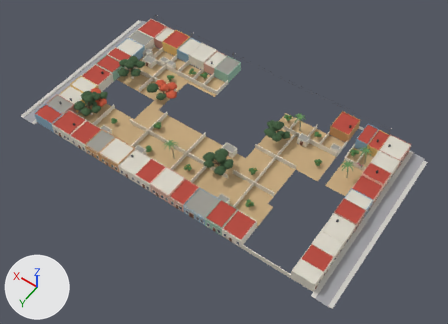
Before and after pictures for a commit that changed the glTF model modelos/casona/crudo/barrio_manzana.glb.
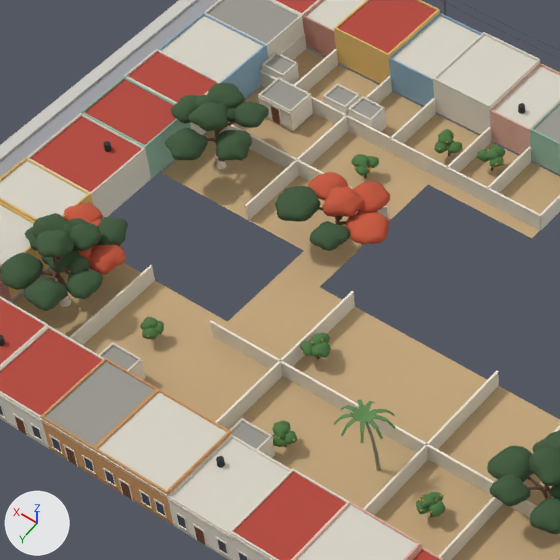
Each version appears first whole from a 50 mm lens placed at (-117.1, 187.7, 233.4), pointed at (-9.1, 36.6, -4.2), and next in a close-up on the part from 16% to 50% of the width and 10% to 56% of the height. Every picture has the same lights, and +X, +Y and +Z are marked at lower left. The last two pictures show the newer version. Vertices at exactly the same position are counted once.

The first close-up shows 'manzana_arroyo', 'manzana_banqueta', 'manzana_fachadas', 'manzana_flamboyan_copa', 'manzana_laurel_copa', 'manzana_naranjo_copa', 'manzana_palma_copa', 'manzana_suelo', 'manzana_tronco' and 1 more.
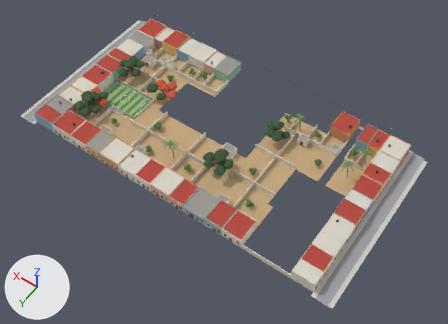
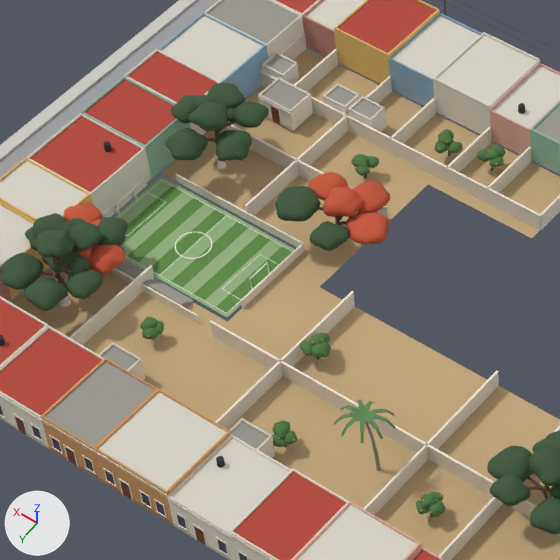
Location of each change, [x1, y1, x2, y2] in pixels of the close-ups (560 x 560 px):
'manzana_cancha', added (green): after [115, 176, 295, 317]
part 1 of me_manzana_fachadas, added: after [159, 216, 226, 276]
part 2 of me_manzana_fachadas, added: after [176, 176, 301, 247]
part 3 of me_manzana_fachadas, added: after [175, 174, 303, 244]
part 4 of me_manzana_fachadas, added: after [110, 269, 199, 323]
part 5 of me_manzana_fachadas, added: after [114, 268, 198, 316]
part 6 of me_manzana_fachadas, added: after [241, 244, 304, 308]
part 7 of me_manzana_fachadas, added: after [240, 243, 304, 302]
part 8 of me_manzana_fachadas, added: after [103, 179, 147, 218]
part 9 of me_manzana_fachadas, added (green): after [102, 177, 293, 314]

The change, as a list of edits to the scene's bpy script:
```text
Add mat_pasto:
    mat_pasto = principled_material('pasto')
    mat_pasto.base_color = (0.3, 0.45, 0.22)  # green #95b381
    mat_pasto.roughness = 0.9
Change me_manzana_fachadas:
    used by ob_manzana_fachadas; location = (0.0, 0.0, 0.0)
    remove me_manzana_fachadas.from_pydata(...)  # 11110 vertices, 16224 faces; spans x -80.0..80.0, y -20.0..73.0, z 0.0..10.0
    add me_manzana_fachadas.from_pydata(...)  # 11552 vertices, 16904 faces; spans x -80.0..80.0, y -20.0..73.0, z 0.0..10.0
    me_manzana_fachadas part 1: a new loose piece, a box spanning x 54.96..55.04, y 28.0..42.0, z -0.36..-0.34, in mat_fachada
    me_manzana_fachadas part 2: the loose piece of 8 vertices spanning x 36.0..68.0, y 16.0, z 0.0..2.0 is copied, and the copy is scaled about its middle by (0.719, 0.625, 0.496), then moved by (2.0, 11.0, -1.0); it spans x 42.0..65.0, y 27.0, z 0.0..1.0
    me_manzana_fachadas part 3: the loose piece of 8 vertices spanning x 36.0..68.0, y 16.0, z 0.0..2.0 is copied, and the copy is scaled about its middle by (0.721, 0.958, 0.036), then moved by (2.0, 11.0, 0.0); it spans x 42.0..65.0, y 27.0, z 1.0
    me_manzana_fachadas part 4: the loose piece of 8 vertices spanning x 55.0, y 43.0..61.0, z 0.0..2.0 is copied, and the copy is scaled about its middle by (95.8, 0.00833, 0.496), then moved by (2.0, -7.0, -1.0); it spans x 45.0..68.0, y 45.0, z 0.0..1.0
    me_manzana_fachadas part 5: the loose piece of 8 vertices spanning x 55.0, y 43.0..61.0, z 0.0..2.0 is copied, and the copy is scaled about its middle by (96.2, 0.0128, 0.036), then moved by (2.0, -7.0, 0.0); it spans x 45.0..68.0, y 45.0..46.0, z 1.0
    me_manzana_fachadas part 6: the loose piece of 8 vertices spanning x 30.0, y 31.0..61.0, z 0.0..2.0 is copied, and the copy is scaled about its middle by (0.625, 0.433, 0.496), then moved by (12.0, -12.0, -1.0); it spans x 42.0, y 27.0..40.0, z 0.0..1.0
    me_manzana_fachadas part 7: the loose piece of 8 vertices spanning x 30.0, y 31.0..61.0, z 0.0..2.0 is copied, and the copy is scaled about its middle by (0.958, 0.436, 0.036), then moved by (12.0, -12.0, 0.0); it spans x 42.0, y 27.0..40.0, z 1.0
    me_manzana_fachadas part 8: the loose piece of 8 vertices spanning x 80.0, y 36.0, z 0.0..3.0 is copied, and the copy is scaled about its middle by (-10, 385, 0.468), then moved by (-12.0, 2.0, -1.0); it spans x 68.0, y 30.0..45.0, z 0.0..1.0
    me_manzana_fachadas part 9: 330 vertices added at x 43.0..68.0, y 28.0..45.0, z 0.0..1.0
    other edits to the shape of me_manzana_fachadas do not show in these pictures
Add me_manzana_cancha:
    me_manzana_cancha.from_pydata([(42.5, 27.5, -0.4), (67.5, 27.5, -0.4), (67.5, 42.5, -0.4), (42.5, 42.5, -0.4)], [], [(0, 1, 2), (0, 2, 3)])
    me_manzana_cancha.materials.append(mat_pasto)  # green #95b381
Add ob_manzana_cancha:
    ob_manzana_cancha = bpy.data.objects.new('manzana_cancha', me_manzana_cancha)
    ob_manzana_cancha.location = (0.0, 0.0, 0.0)
```
